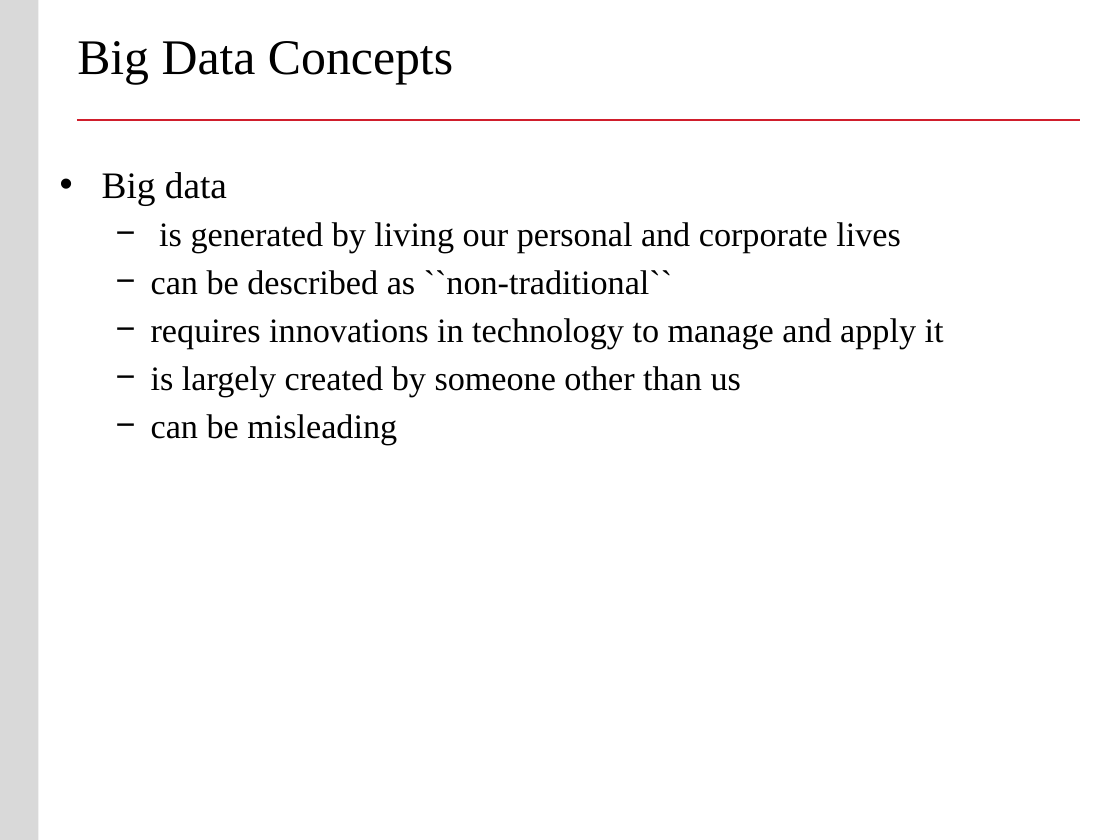
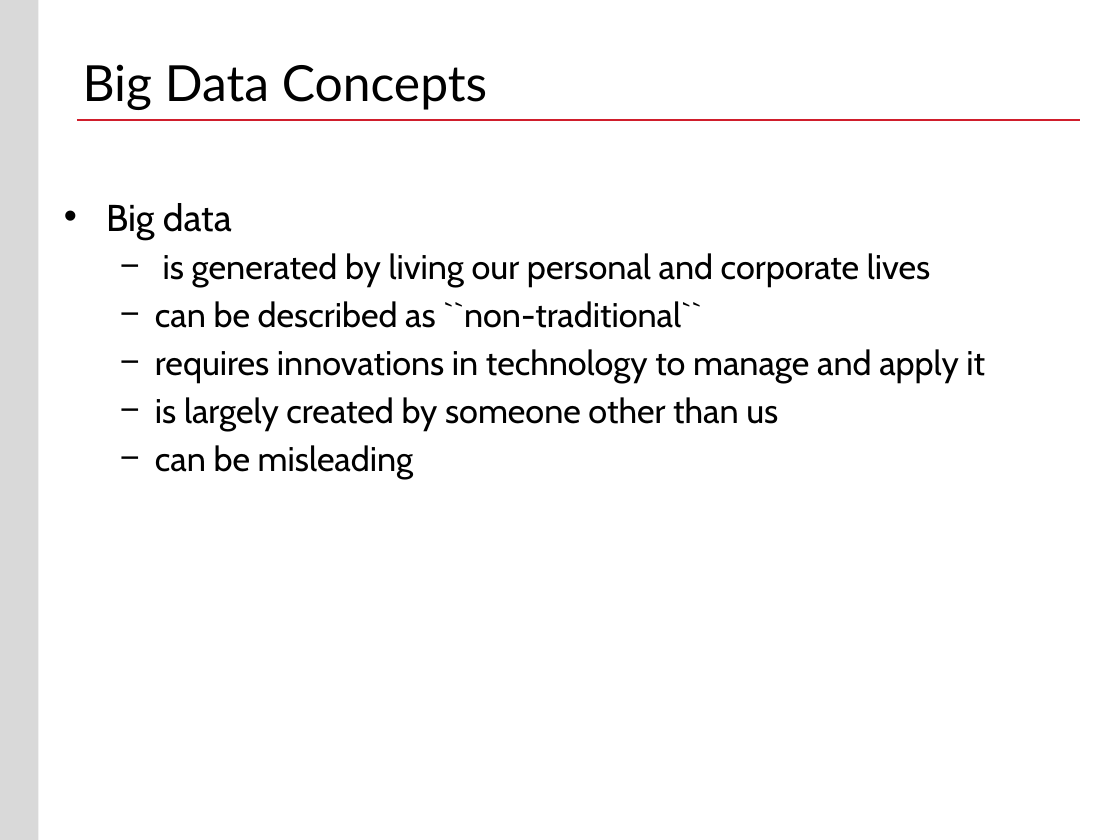
Before and after one commit to buyuhuang/csda1000_FT, a slide deck: slide 10 of day1/1. Lecture/day_1_intro_to_data_analytics_lecture.pptx. Drawn at 1120x840 pixels with LibreOffice and Linux fonts; fonts in the diff are those of the drawing; background and template pictures are left out. Boxes give left, top, right and bottom in pixels: in the first picture for what was removed or moved away, otherwise in the second. Text is boxed around its words. In the diff, an @@ line names an element or a change of style, - is before the commit and + after.

```diff
--- a/day1/1. Lecture/day_1_intro_to_data_analytics_lecture.pptx
+++ b/day1/1. Lecture/day_1_intro_to_data_analytics_lecture.pptx
@@ title "Big Data Concepts" moved from (x1=77, y1=41, x2=453, y2=84) to (x1=83, y1=64, x2=487, y2=110) @@
@@ title "Big Data Concepts" at (x1=83, y1=64, x2=487, y2=110): font Times New Roman to Lato @@
@@ text "Big data" moved from (x1=102, y1=172, x2=944, y2=445) to (x1=106, y1=203, x2=985, y2=479) @@
@@ text "Big data" at (x1=106, y1=203, x2=985, y2=479): font Times New Roman to Cabin @@
```
Also in this commit, not shown: 28 other slides changed, 1 slide added, 3 slides removed, 3 other files.
